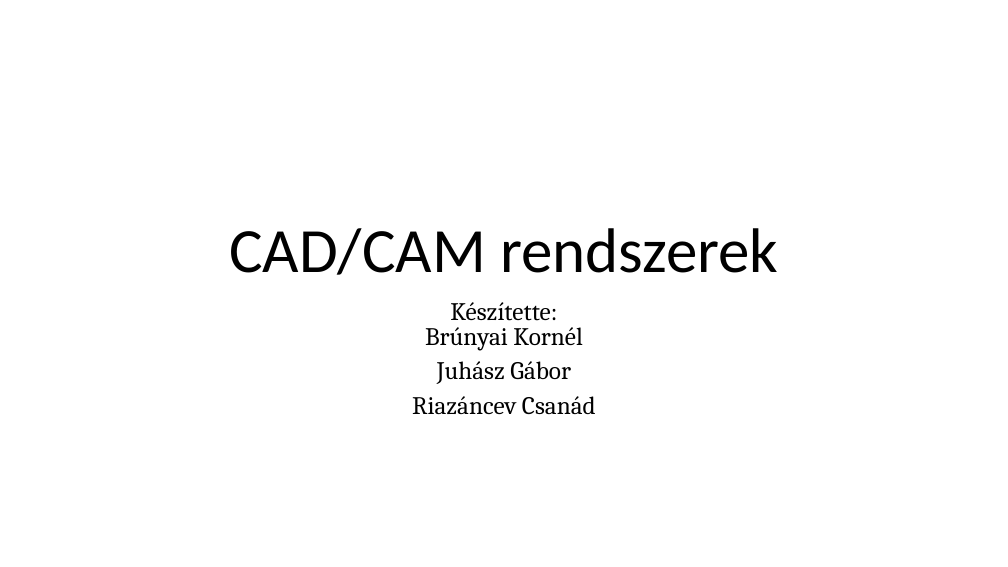
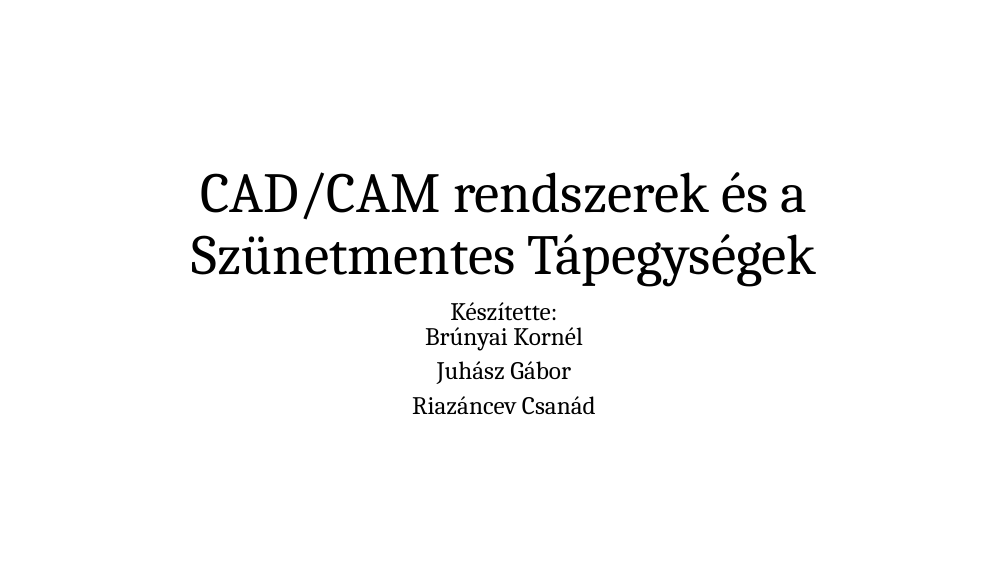
Before and after one commit to RCsSto/cad-cam-szunetment, a slide deck: slide 1 of CADCAM.pptx. Drawn at 1008x567 pixels with LibreOffice and Linux fonts; fonts in the diff are those of the drawing. Boxes give left, top, right and bottom in pixels: in the first picture for what was removed or moved away, otherwise in the second. Text is boxed around its words. In the diff, an @@ line names an element or a change of style, - is before the commit and + after.

```diff
--- a/CADCAM.pptx
+++ b/CADCAM.pptx
@@ title at bbox=[192, 172, 816, 287]: text changed; size 60 to 54 pt; font Calibri to Cambria @@
-CAD/CAM rendszerek
+CAD/CAM rendszerek és a Szünetmentes Tápegységek
```
Also in this commit, not shown: 13 other slides changed, 3 slides added, 2 slides removed, 1 other file.
